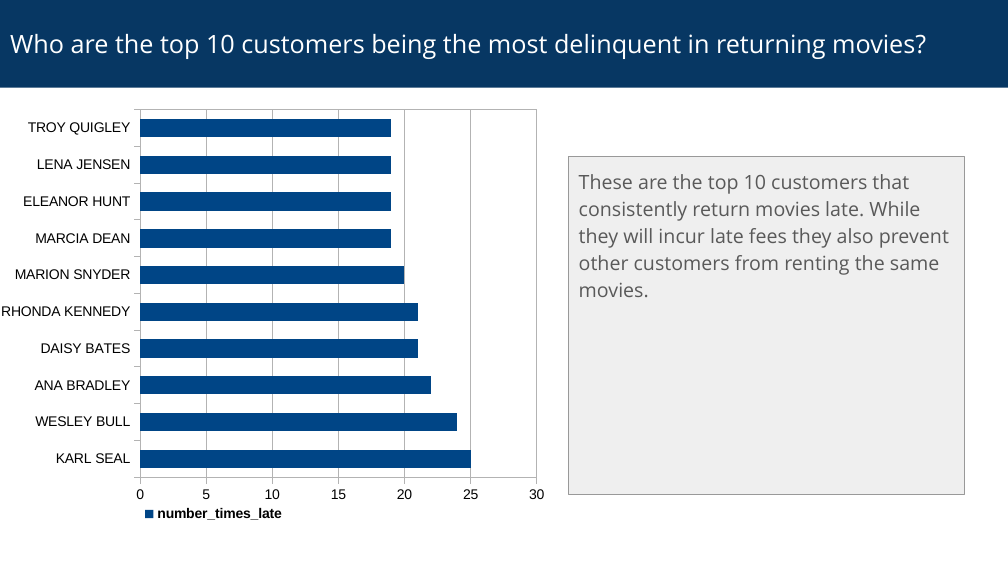
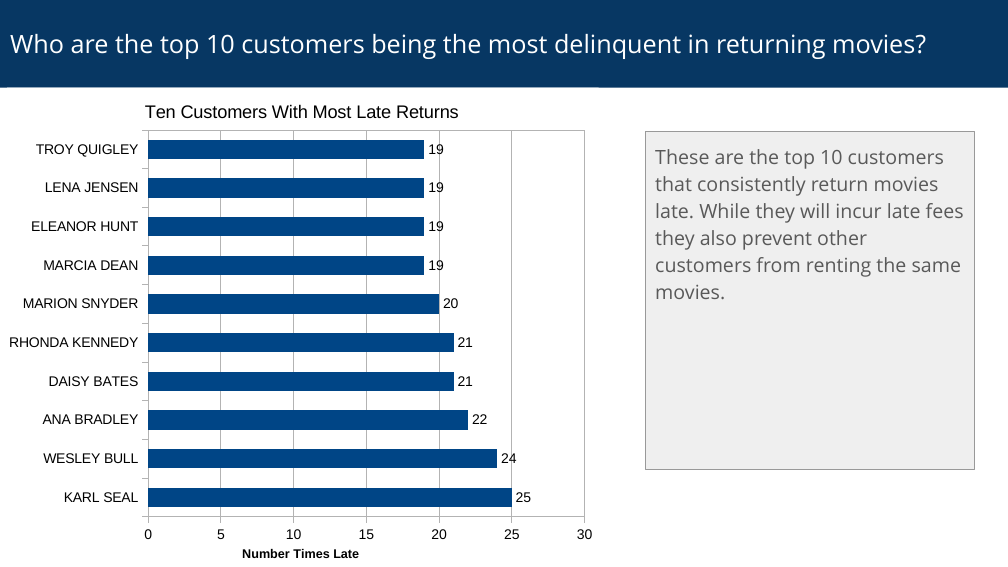
Before and after one commit to ssi112/programming-data-science-python, a slide deck: slide 4 of projects/1_investigate_rdb/project1_visualizations.odp. Drawn at 1008x567 pixels with LibreOffice and Linux fonts; fonts in the diff are those of the drawing. Boxes give left, top, right and bottom in pixels: in the first picture for what was removed or moved away, otherwise in the second. Text is boxed around its words. In the diff, an @@ line names an element or a change of style, - is before the commit and + after.

Commit message:
Project 1: Revised to include chart titles, axis lables, etc. Began readme for project 2.

```diff
--- a/projects/1_investigate_rdb/project1_visualizations.odp
+++ b/projects/1_investigate_rdb/project1_visualizations.odp
@@ bar chart at bbox=[7, 88, 599, 565] @@
@@ title "Ten Customers With Most Late Returns" added @@
-number_times_late: 25, 24, 22, 21, 21, 20, 19, 19, 19, 19
+Series 1: 25, 24, 22, 21, 21, 20, 19, 19, 19, 19
@@ data labels of Series 1 added @@
@@ value axis title "" to "Number Times Late" @@
@@ legend changed @@
@@ plot area changed @@
@@ bar chart: place and size @@
-bar chart at bbox=[1, 101, 562, 554]
+bar chart at bbox=[7, 88, 599, 565]
@@ text "These are the top 10 ...": place and size @@
-text "These are the top 10 ..." at bbox=[569, 156, 965, 495]
+text "These are the top 10 ..." at bbox=[645, 131, 975, 470]
```
Also in this commit, not shown: 3 other slides changed, 5 other files.
